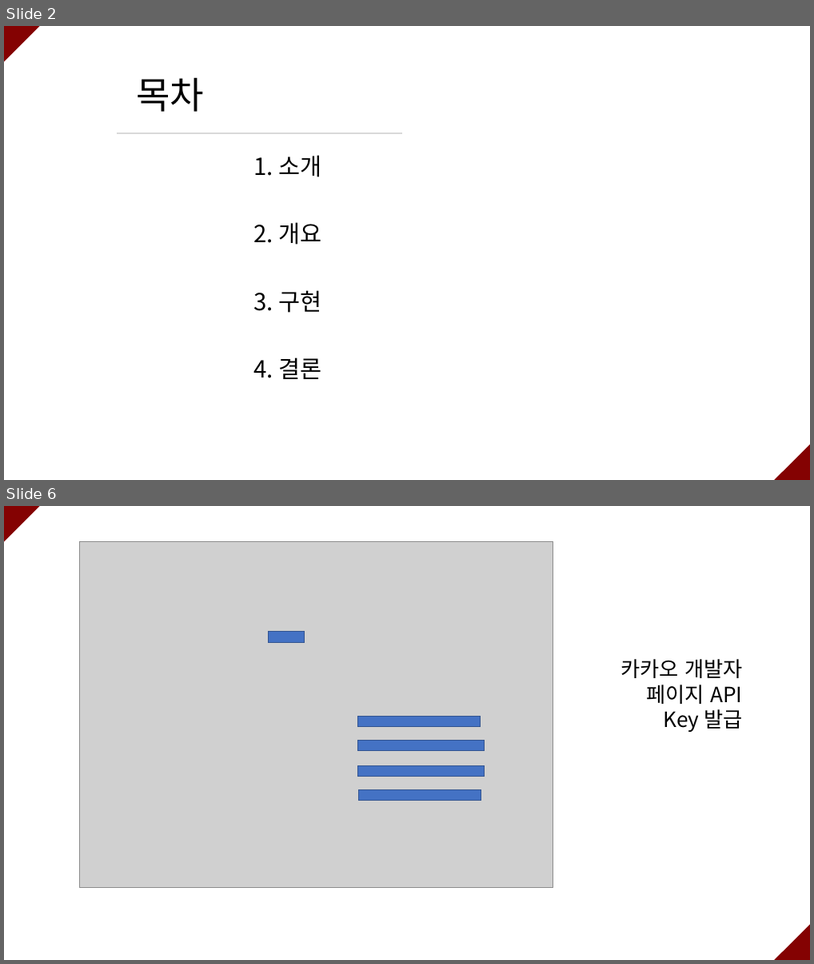
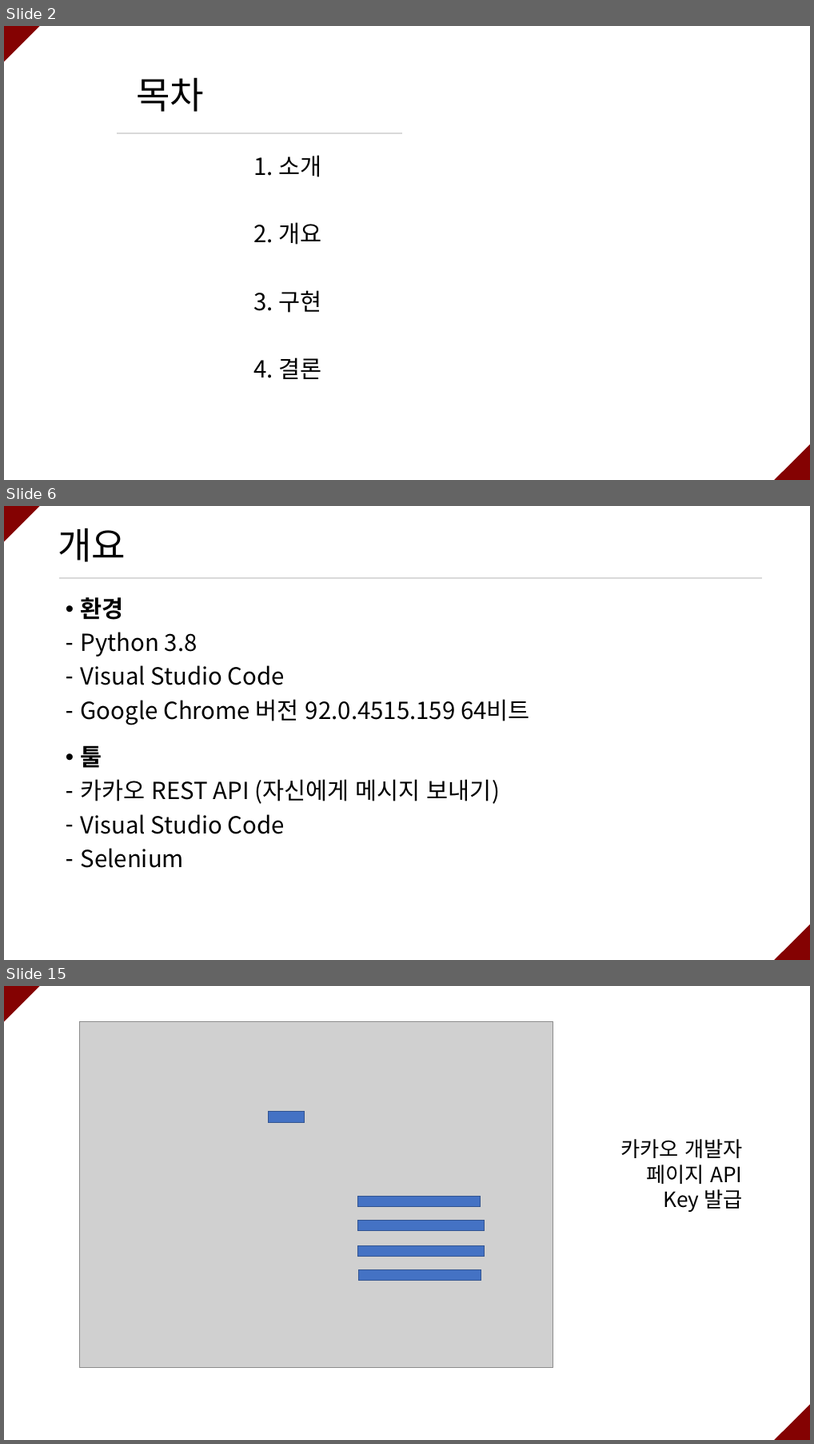
Before and after one commit to ramieeee/self_learning, a slide deck: semi_projects/쇼핑몰 옷 사이즈 확인 크롤링/쇼핑몰 옷 사이즈 확인 크롤링.pptx. Shown one above the other, each under a label of ours: slides 2 and 6 before the commit, slides 2, 6 and 15 after it; the slides between them are not shown. The pictures are 814x964 and 814x1444 pixels, drawn with LibreOffice and Linux fonts; fonts in the diff are those of the drawing; grey boxes stand for pictures. Boxes give left, top, right and bottom in pixels: in the first picture for what was removed or moved away, otherwise in the second. Text is boxed around its words. In the diff, an @@ line names an element or a change of style, - is before the commit and + after.

```diff
--- a/semi_projects/쇼핑몰 옷 사이즈 확인 크롤링/쇼핑몰 옷 사이즈 확인 크롤링.pptx
+++ b/semi_projects/쇼핑몰 옷 사이즈 확인 크롤링/쇼핑몰 옷 사이즈 확인 크롤링.pptx
@@ slide 6 added at (x1=4, y1=506, x2=810, y2=960), background #FFFFFF @@
@@ triangle added at (x1=4, y1=506, x2=40, y2=542), fill #840202 @@
@@ title added at (x1=58, y1=528, x2=126, y2=562), 44 pt, text #000000 @@
+개요
@@ line added from (60, 578) to (763, 578), #D9D9D9 2 pt @@
@@ text added at (x1=81, y1=597, x2=530, y2=725), 28 pt, text #000000 @@
+• 환경
+– Python 3.8
+– Visual Studio Code
+– Google Chrome 버전 92.0.4515.159 64비트
@@ text added at (x1=81, y1=741, x2=500, y2=868), 28 pt, text #000000 @@
+• 툴
+– 카카오 REST API (자신에게 메시지 보내기)
+– Visual Studio Code
+– Selenium
@@ triangle added at (x1=774, y1=924, x2=810, y2=960), fill #840202 @@
@@ what was slide 6 is now slide 15 @@
```
Also in this commit, not shown: 4 slides changed, 8 other slides added, 5 other files.
